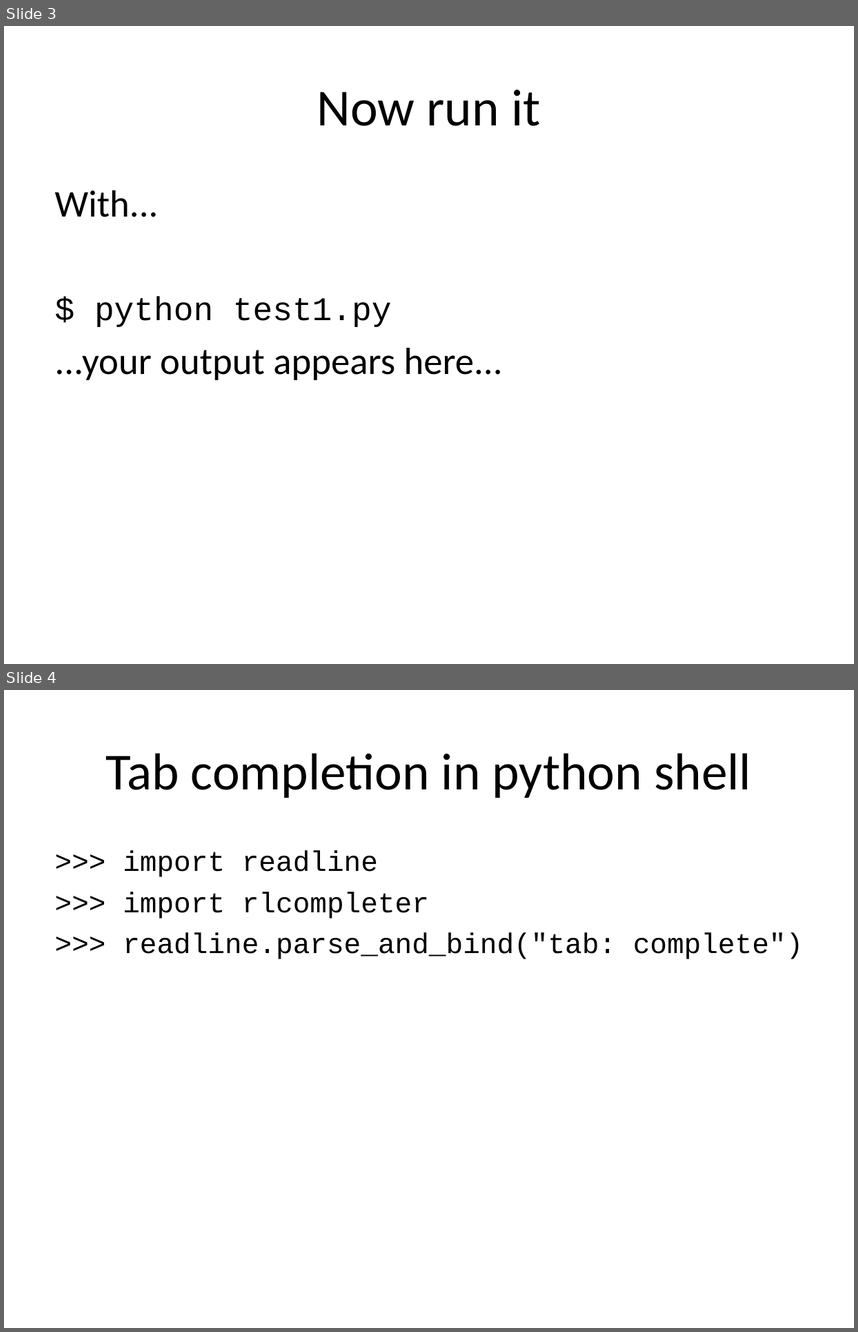
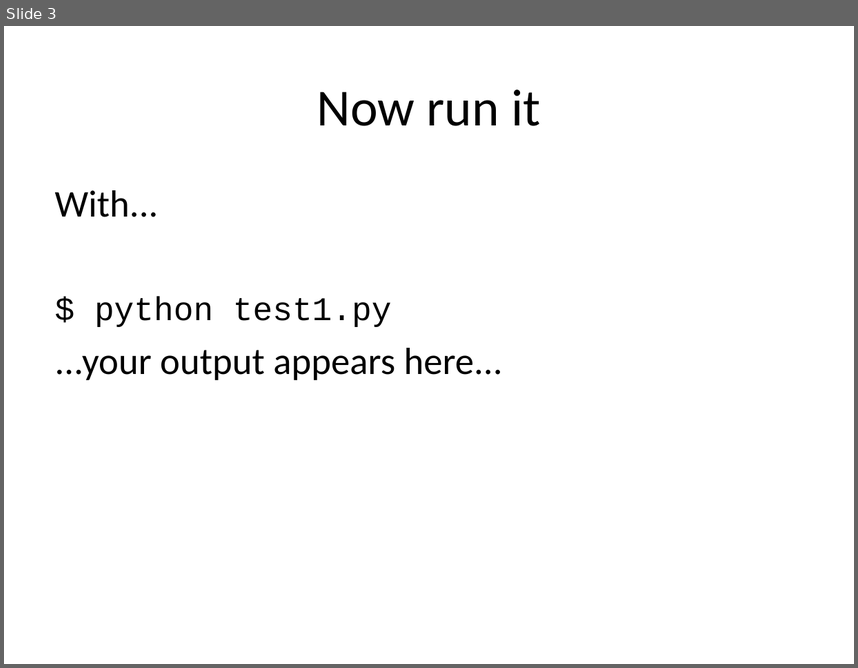
Before and after one commit to ncasuk/ncas-isc, a slide deck: python/presentations/learning_python/04_save-as-script.ppt. Shown one above the other, each under a label of ours: slides 3 and 4 before the commit, slide 3 after it. The pictures are 858x1332 and 858x668 pixels, drawn with LibreOffice and Linux fonts; fonts in the diff are those of the drawing; background and template pictures are left out. Boxes give left, top, right and bottom in pixels: in the first picture for what was removed or moved away, otherwise in the second. Text is boxed around its words. In the diff, an @@ line names an element or a change of style, - is before the commit and + after.

```diff
--- a/python/presentations/learning_python/04_save-as-script.ppt
+++ b/python/presentations/learning_python/04_save-as-script.ppt
@@ slide 4 removed at (x1=4, y1=690, x2=854, y2=1328), background #FFFFFF @@
@@ title removed at (x1=105, y1=753, x2=751, y2=798) @@
-Tab completion in python shell
@@ text removed at (x1=123, y1=851, x2=803, y2=959) @@
->>> import readline
->>> import rlcompleter
->>> readline.parse_and_bind("tab: complete")
```
Also in this commit, not shown: 11 other files.
